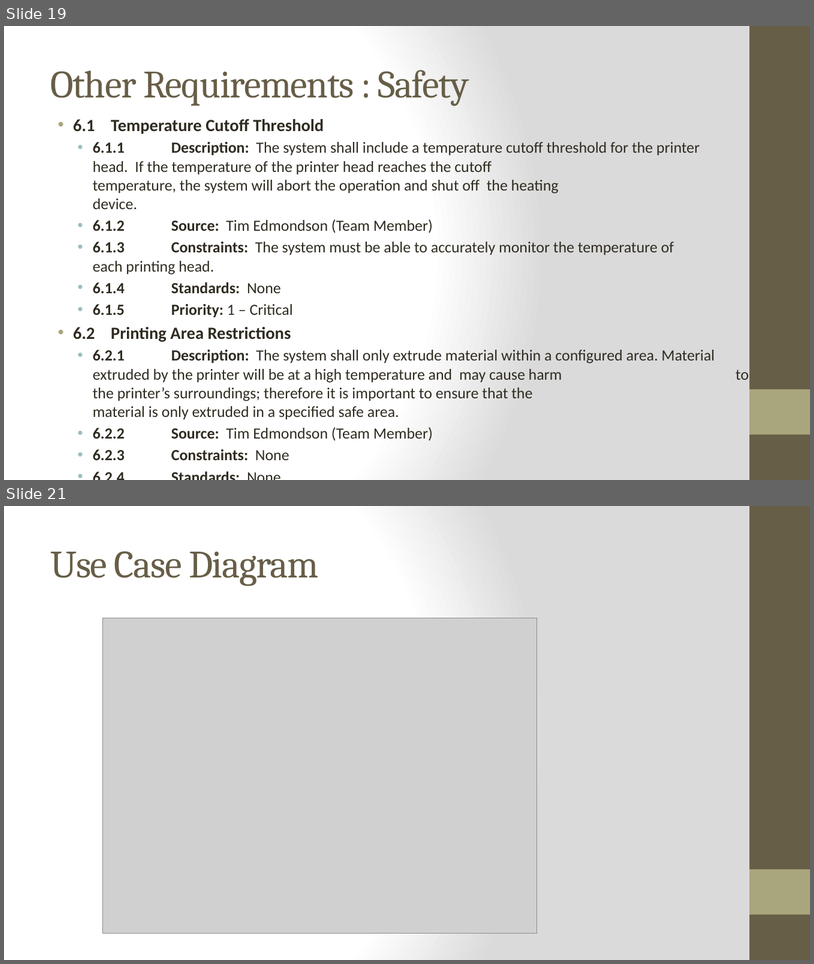
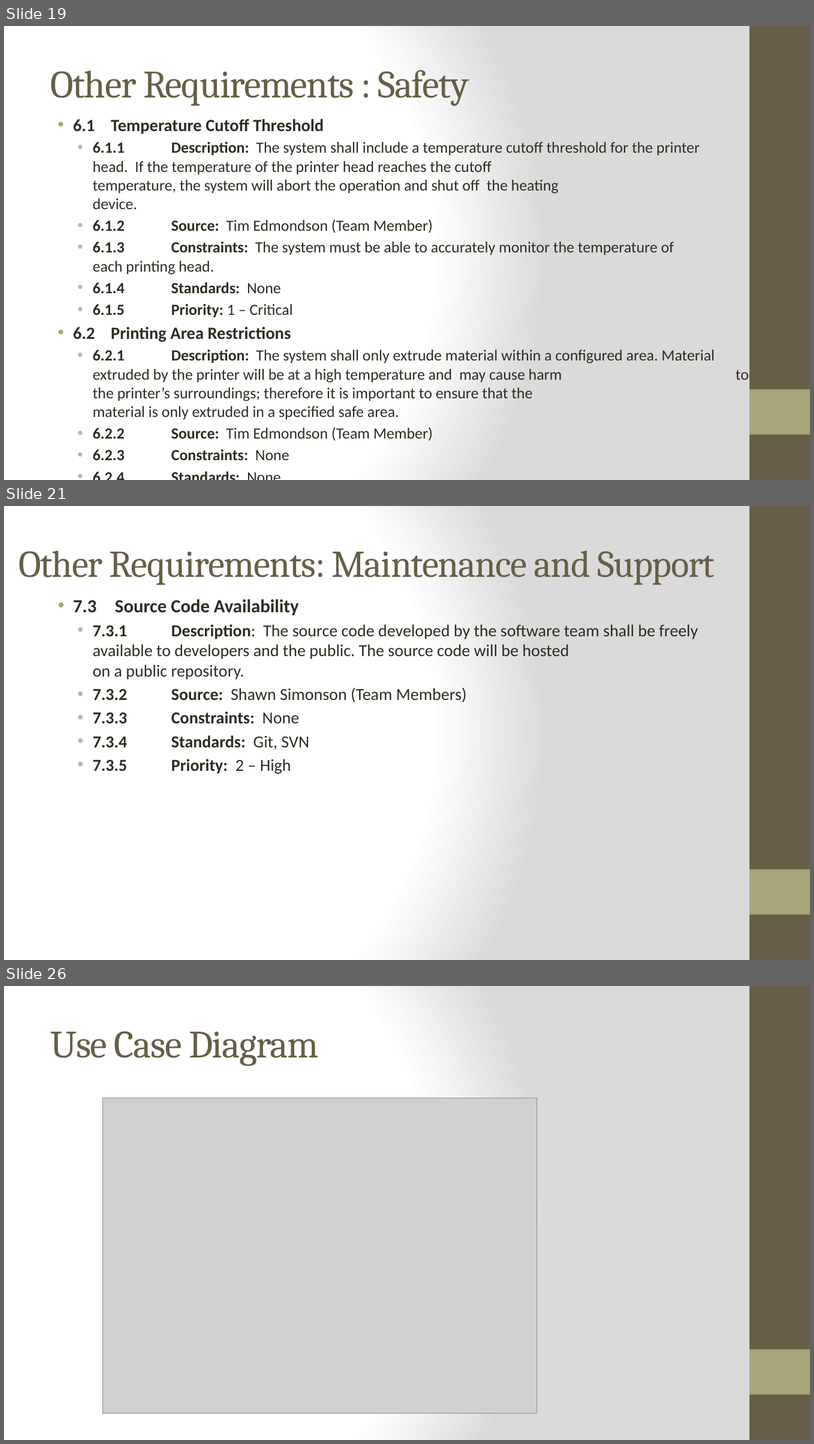
Before and after one commit to qpHalcy0n/SRDesign, a slide deck: SRS Presentation/SRS Presentation.pptx. Shown one above the other, each under a label of ours: slides 19 and 21 before the commit, slides 19, 21 and 26 after it; the slides between them are not shown. The pictures are 814x964 and 814x1444 pixels, drawn with LibreOffice and Linux fonts; fonts in the diff are those of the drawing; grey boxes stand for pictures. Boxes give left, top, right and bottom in pixels: in the first picture for what was removed or moved away, otherwise in the second. Text is boxed around its words. In the diff, an @@ line names an element or a change of style, - is before the commit and + after.

```diff
--- a/SRS Presentation/SRS Presentation.pptx
+++ b/SRS Presentation/SRS Presentation.pptx
@@ slide 21 added at (4,506,810,960), background gradient #FFFFFF to #DADADA; not listed: 2 template elements that a slide beside it also shows @@
@@ title added at (18,550,715,585), 45 pt, text #675E47 @@
+Other Requirements: Maintenance and Support
@@ text added at (73,599,698,774), 20 pt, text #2F2B20 @@
+• 7.3 Source Code Availability
+  • 7.3.1 Description: The source code developed by the software team shall be freely available to developers and the public. The source code will be hosted on a public repository.
+  • 7.3.2 Source: Shawn Simonson (Team Members)
+  • 7.3.3 Constraints: None
+  • 7.3.4 Standards: Git, SVN
+  • 7.3.5 Priority: 2 – High
@@ what was slide 21 is now slide 26 @@
```
Also in this commit, not shown: 1 slide changed, 4 other slides added.
